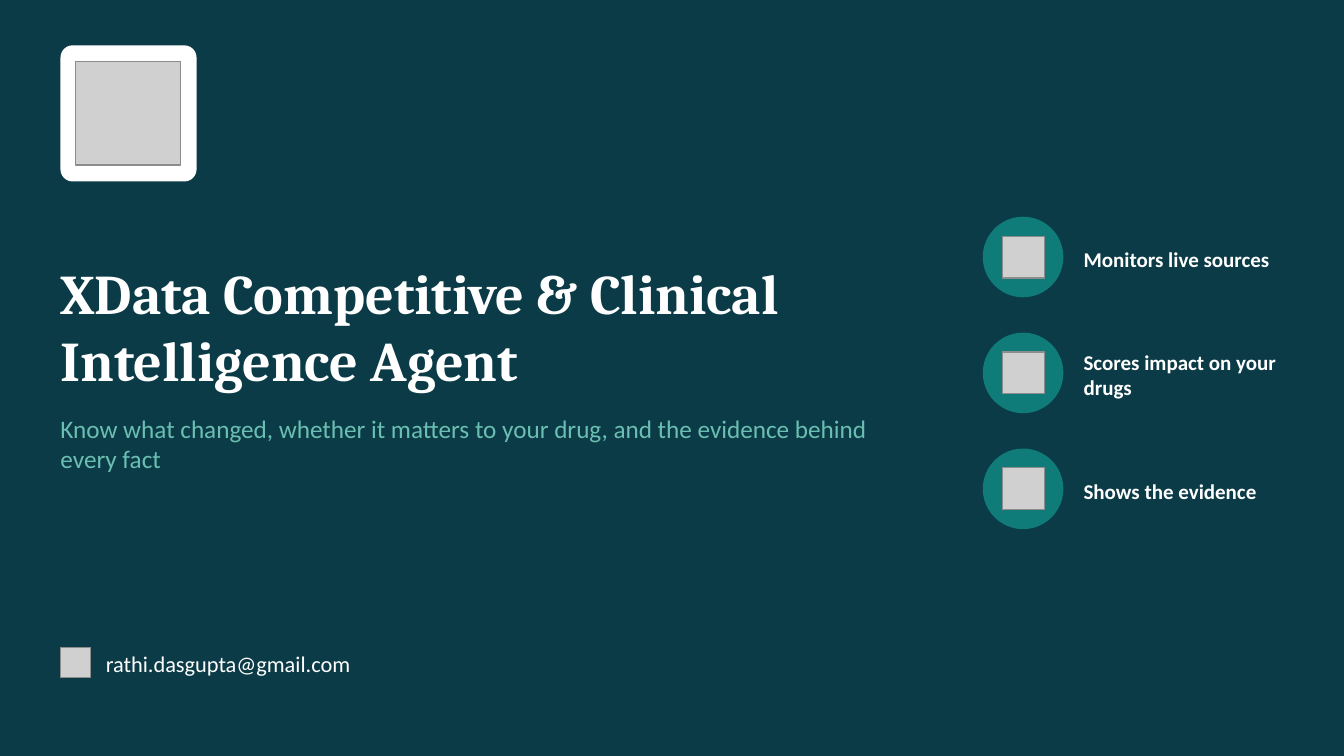
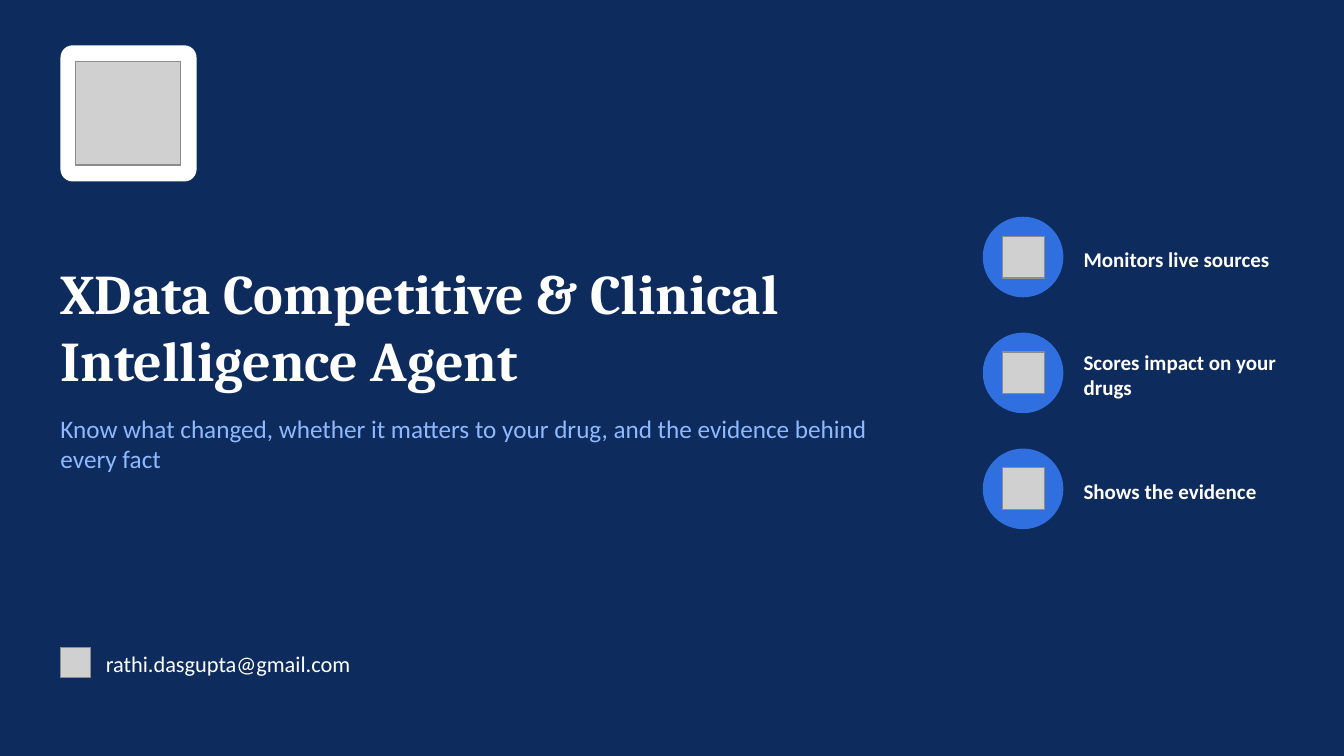
Before and after one commit to rathixdata/XData-Competitive-Clinical-Intelligence-Agent, a slide deck: slide 1 of docs/XData_CI_Agent_Overview.pptx. Drawn at 1344x756 pixels with LibreOffice and Linux fonts; fonts in the diff are those of the drawing; grey boxes stand for pictures. Boxes give left, top, right and bottom in pixels: in the first picture for what was removed or moved away, otherwise in the second. Text is boxed around its words. In the diff, an @@ line names an element or a change of style, - is before the commit and + after.

```diff
--- a/docs/XData_CI_Agent_Overview.pptx
+++ b/docs/XData_CI_Agent_Overview.pptx
@@ background #0B3B47 to #0D2B5C @@
@@ text "Know what changed, whether it ..." at (60, 420, 866, 472): text colour #6BBFB2 to #8FB9FF @@
@@ fill #0F7C7A to #2F6FE0 in 3 elements at (983, 217, 1064, 297), (983, 333, 1064, 413), (983, 449, 1064, 529) @@
```
Also in this commit, not shown: 7 other slides changed, 3 other files.
